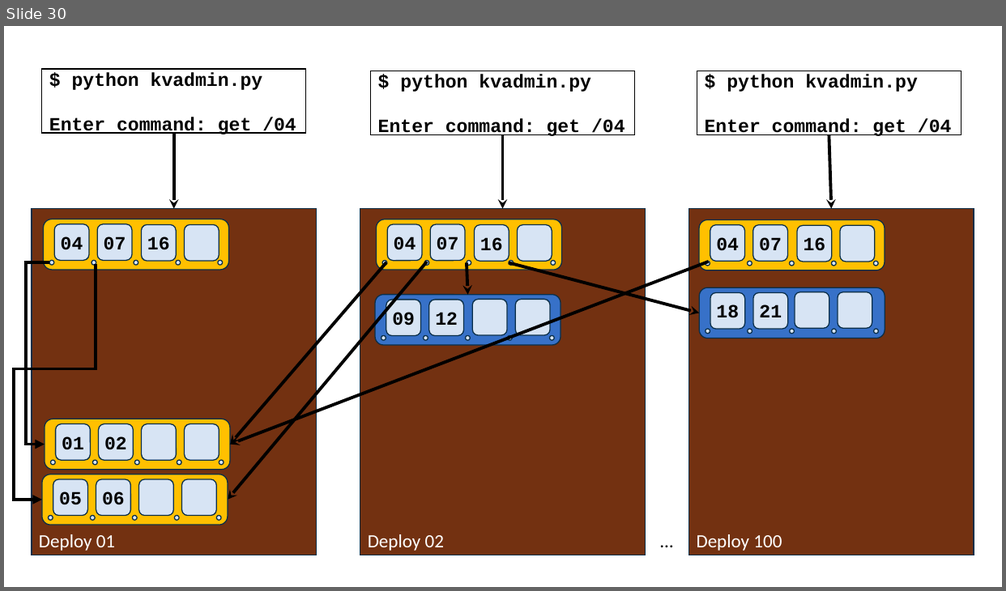
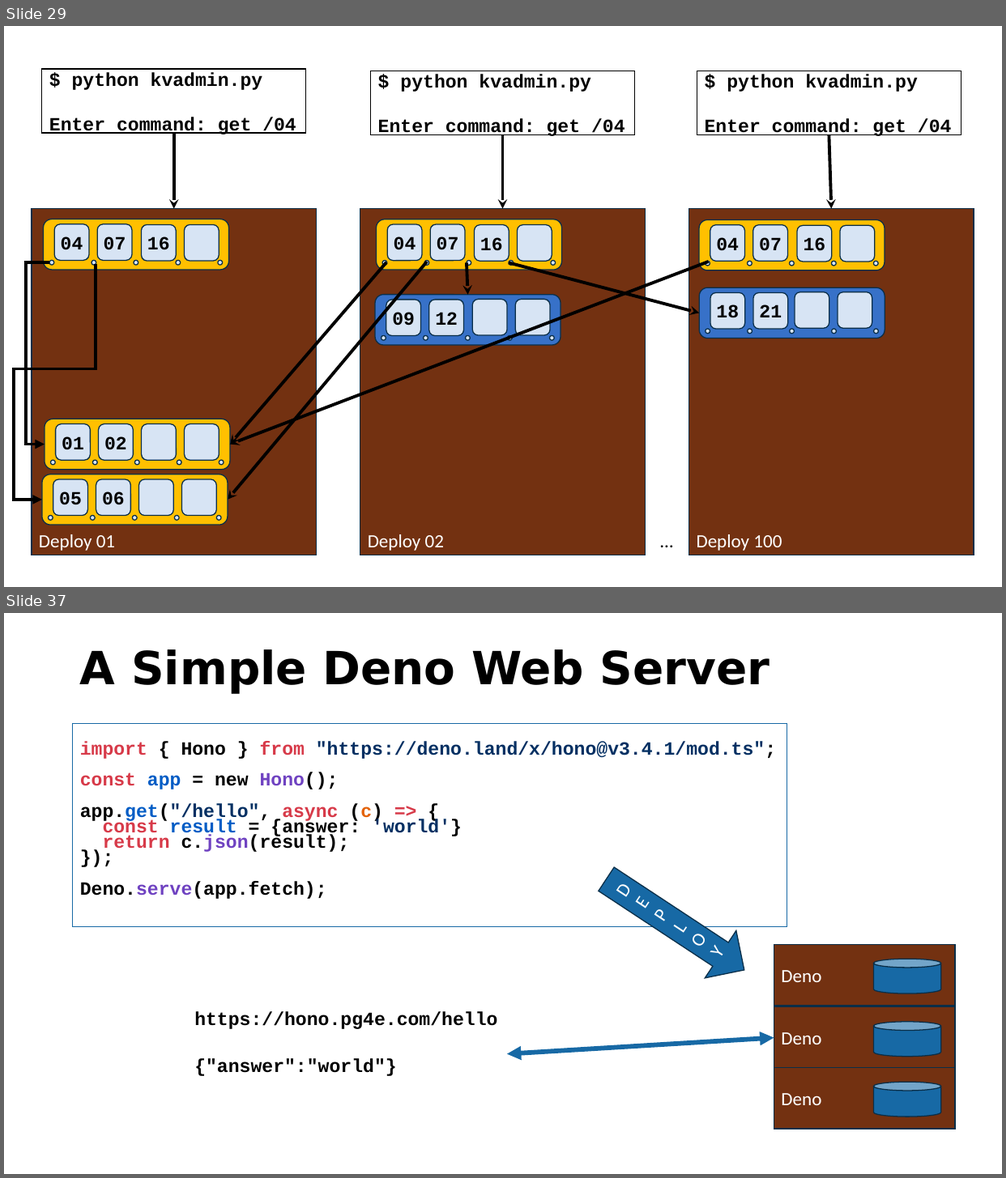
Before and after one commit to csev/pg4e, a slide deck: lectures/07-DenoKV.pptx. Shown one above the other, each under a label of ours: slide 30 before the commit, slides 29 and 37 after it; the slides between them are not shown. The pictures are 1006x591 and 1006x1178 pixels, drawn with LibreOffice and Linux fonts; fonts in the diff are those of the drawing. Boxes give left, top, right and bottom in pixels: in the first picture for what was removed or moved away, otherwise in the second. Text is boxed around its words. In the diff, an @@ line names an element or a change of style, - is before the commit and + after.

```diff
--- a/lectures/07-DenoKV.pptx
+++ b/lectures/07-DenoKV.pptx
@@ slide 37 added at bbox=[4, 613, 1002, 1174], background #FFFFFF @@
@@ title added at bbox=[80, 649, 770, 694], 44 pt, text #000000, bold @@
+A Simple Deno Web Server
@@ rectangle added at bbox=[73, 724, 788, 927], outline #1769A5 0.75 pt, 18 pt, text #000000, bold @@
+import { Hono } from "https://deno.land/x/hono@v3.4.1/mod.ts";
+const app = new Hono();
+app.get("/hello", async (c) => {
+const result = {answer: 'world'}
+return c.json(result);
+});
+Deno.serve(app.fetch);
@@ down arrow added at bbox=[590, 855, 761, 994], fill #1769A5, outline #0A2E48 1 pt, 18 pt, text #FFFFFF @@
+DEPLOY
@@ rectangle added at bbox=[774, 944, 956, 1006], fill #733111, outline #0A2E48 1 pt, 18 pt, text #FFFFFF @@
+Deno
@@ cylinder added at bbox=[874, 959, 941, 994], fill #1769A5, outline #0A2E48 1 pt @@
@@ text added at bbox=[194, 1012, 497, 1076], 18 pt, text #000000, bold @@
+https://hono.pg4e.com/hello
+{"answer":"world"}
@@ rectangle added at bbox=[774, 1007, 956, 1069], fill #733111, outline #0A2E48 1 pt, 18 pt, text #FFFFFF @@
+Deno
@@ cylinder added at bbox=[874, 1022, 941, 1056], fill #1769A5, outline #0A2E48 1 pt @@
@@ double arrow added from (507, 1054) to (774, 1038), #1769A5 4.5 pt @@
@@ rectangle added at bbox=[774, 1067, 956, 1129], fill #733111, outline #0A2E48 1 pt, 18 pt, text #FFFFFF @@
+Deno
@@ cylinder added at bbox=[874, 1082, 941, 1117], fill #1769A5, outline #0A2E48 1 pt @@
@@ what was slide 30 is now slide 29 @@
```
Also in this commit, not shown: 3 slides changed, 8 other slides added, 1 slide removed, 3 other files.
